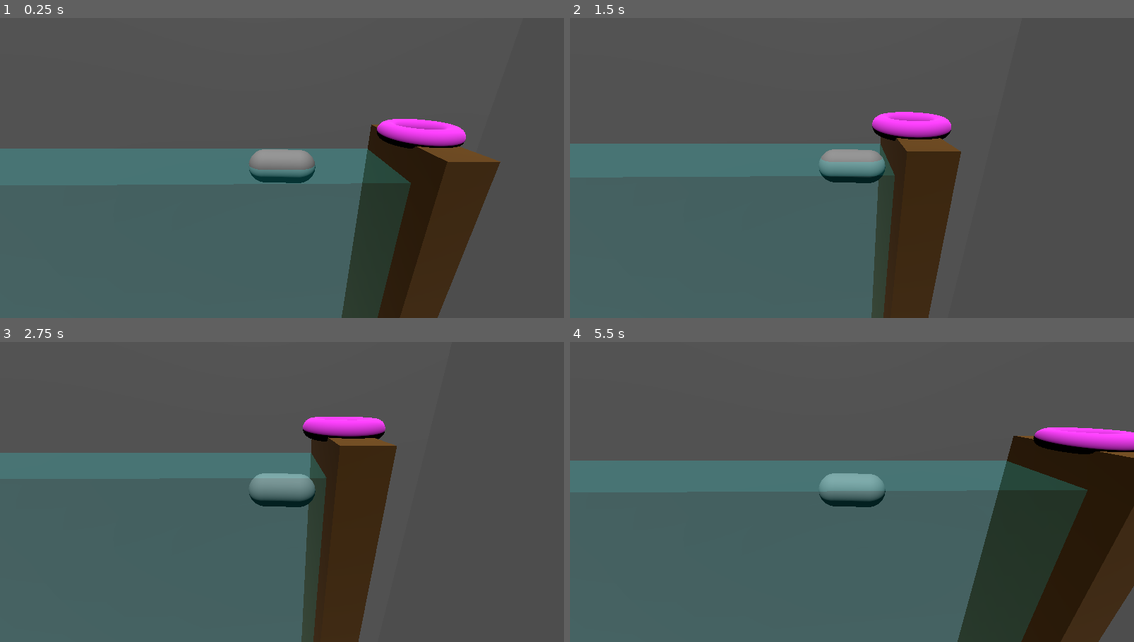
Above: before the commit, frames 1-4 (two rows, left to right).
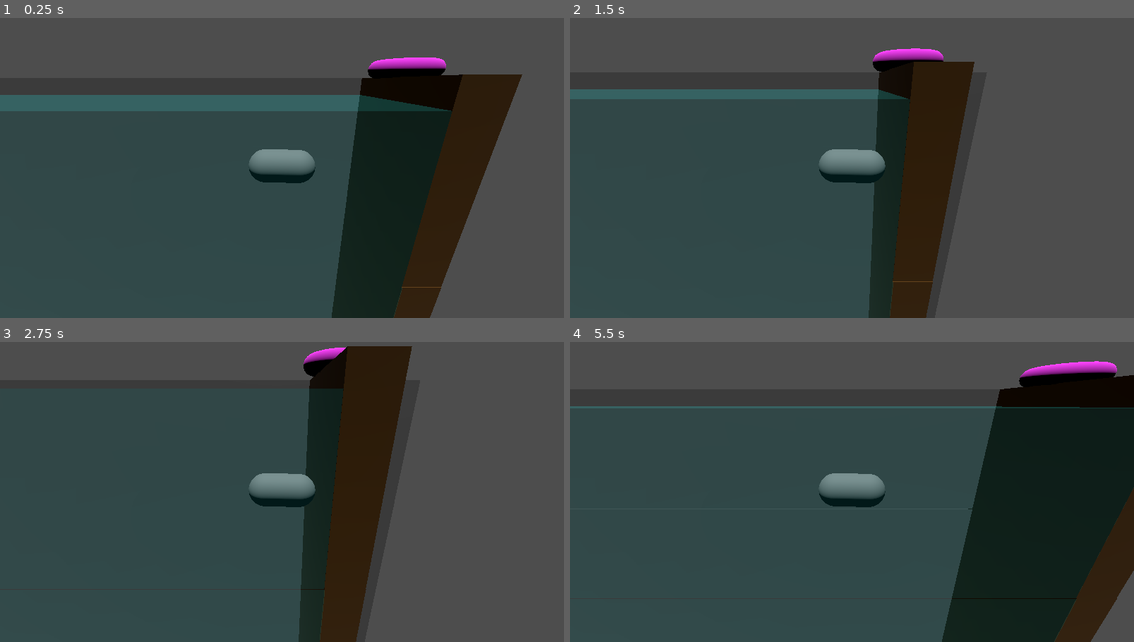
Above: after the commit, the same moments.

Repository: manusfishy/too-fishy
Game: Godot game, scene res://scenes/main_scene.tscn
Two runs of this game, one before a commit and one after it. Both use one fixed random seed, a clock stepped at 60 frames per second and the inputs below.
Inputs:
- Up to frame 1 (0.25 s): no input
- Up to frame 2 (1.5 s): tap Enter at 0.5 s; hold Right (move_right) 0.53-1.28 s; hold Down (move_down) from 1.28 s (still down)
- Up to frame 3 (2.75 s): release Down (move_down) at 2.03 s; hold Right (move_right) from 2.03 s (still down)
- Up to frame 4 (5.5 s): tap Space at 2.75 s; release Right (move_right) at 2.78 s; hold Up (move_up) 2.78-3.53 s; hold Left (move_left) 3.53-5.03 s; hold Down (move_down) from 5.03 s (still down)

The runs differ from the first frame. In frame 1, 40% of the frame differs, in the area x 0-93%, y 13-100%; in frame 2, 32%; in frame 3, 35%; in frame 4, 47%, in the area x 0-100%, y 6-100%.

Commit message:
endless_levels

Diff:
--- /dev/null
+++ b/scenes/level_barrier.tscn
@@ -0,0 +1,20 @@
+[gd_scene load_steps=4 format=3 uid="uid://bekjel2ayhsva"]
+
+[ext_resource type="Material" uid="uid://cln8yo172nfsg" path="res://materials/barrier_material_3d.tres" id="1_s7vpu"]
+
+[sub_resource type="BoxMesh" id="BoxMesh_o3jxj"]
+
+[sub_resource type="BoxShape3D" id="BoxShape3D_gubc5"]
+size = Vector3(1.02258, 25.2398, 4.979)
+
+[node name="LevelBarrier" type="StaticBody3D"]
+
+[node name="Mesh" type="MeshInstance3D" parent="."]
+transform = Transform3D(1, 0, 0, 0, 25, 0, 0, 0, 5, -0.017, 0, 0.003)
+material_override = ExtResource("1_s7vpu")
+mesh = SubResource("BoxMesh_o3jxj")
+skeleton = NodePath("../..")
+
+[node name="CollisionShape3D" type="CollisionShape3D" parent="."]
+transform = Transform3D(1, 0, 0, 0, 1, 0, 0, 0, 1, -0.026, 0, 0.006)
+shape = SubResource("BoxShape3D_gubc5")
--- a/scenes/main_scene.tscn
+++ b/scenes/main_scene.tscn
@@ -1,66 +1,59 @@
 [gd_scene load_steps=10 format=3 uid="uid://vg72e433ggrx"]
 
-[ext_resource type="Material" uid="uid://cln8yo172nfsg" path="res://materials/barrier_material_3d.tres" id="1_7ykc4"]
 [ext_resource type="Material" uid="uid://c5n8hh7lc1h4b" path="res://materials/base_material_3d.tres" id="2_pu3yx"]
+[ext_resource type="Script" uid="uid://co3y5aldsk5jh" path="res://scripts/level.gd" id="3_c16ls"]
 [ext_resource type="Material" uid="uid://jnk0gr5qktqh" path="res://materials/water_material_3d.tres" id="3_gubc5"]
+[ext_resource type="PackedScene" uid="uid://xqds4eqa4fys" path="res://scenes/section.tscn" id="4_gubc5"]
 [ext_resource type="PackedScene" uid="uid://durrtmu3i450r" path="res://scenes/player.tscn" id="4_pu3yx"]
+[ext_resource type="PackedScene" uid="uid://bekjel2ayhsva" path="res://scenes/level_barrier.tscn" id="5_rt2n2"]
+
+[sub_resource type="QuadMesh" id="QuadMesh_c16ls"]
+
+[sub_resource type="BoxMesh" id="BoxMesh_18nlu"]
 
 [sub_resource type="TorusMesh" id="TorusMesh_o3jxj"]
 
-[sub_resource type="QuadMesh" id="QuadMesh_o3jxj"]
-
-[sub_resource type="BoxMesh" id="BoxMesh_gyfs4"]
-
-[sub_resource type="BoxMesh" id="BoxMesh_o3jxj"]
-
-[sub_resource type="BoxShape3D" id="BoxShape3D_gubc5"]
-size = Vector3(1.03711, 14.8713, 3.31836)
-
 [node name="Node3D" type="Node3D"]
 
-[node name="Base" type="MeshInstance3D" parent="."]
-transform = Transform3D(1, 0, 0, 0, 1, 0, 0, 0, 1, 0.0491874, 0.813845, -1.27579)
+[node name="CharacterBody3D" parent="." instance=ExtResource("4_pu3yx")]
+transform = Transform3D(1, 0, 0, 0, 1, 0, 0, 0, 1, -3.586, 0, -0.33263)
+
+[node name="Level" type="Node3D" parent="." node_paths=PackedStringArray("level_wrapper", "player")]
+script = ExtResource("3_c16ls")
+section = ExtResource("4_gubc5")
+level_wrapper = NodePath(".")
+player = NodePath("../CharacterBody3D")
+sectionHeight = 25.0
+preloadSectionsCount = 2
+
+[node name="StartSection" type="Node3D" parent="Level"]
+transform = Transform3D(1, 0, 0, 0, 0.2, 0, 0, 0, 1, -0.002, 0, -0.01)
+
+[node name="Background" type="MeshInstance3D" parent="Level/StartSection"]
+transform = Transform3D(37.64, 0, 0, 0, 25, 0, 0, 0, 1, -15.293, 0, -3.007)
+mesh = SubResource("QuadMesh_c16ls")
+skeleton = NodePath("../../..")
+
+[node name="Water" type="MeshInstance3D" parent="Level/StartSection"]
+transform = Transform3D(-29.111, 0, 8.07828e-07, 0, 22, 0, -4.39564e-06, 0, -5.35, -15.1, -1.5, -0.986874)
+material_override = ExtResource("3_gubc5")
+mesh = SubResource("BoxMesh_18nlu")
+skeleton = NodePath("")
+
+[node name="RightBarrier" parent="Level/StartSection" instance=ExtResource("5_rt2n2")]
+transform = Transform3D(1, 0, 0, 0, 1, 0, 0, 0, 1, -0.0240569, 0, -0.819179)
+
+[node name="LeftBarrier" parent="Level/StartSection" instance=ExtResource("5_rt2n2")]
+transform = Transform3D(1, 0, 0, 0, 1, 0, 0, 0, 1, -29.94, 0, -0.812)
+
+[node name="Base" type="MeshInstance3D" parent="Level/StartSection"]
+transform = Transform3D(1, 0, 0, 0, 5, 0, 0, 0, 1, 0.0526396, 13.6304, -1.26619)
 material_override = ExtResource("2_pu3yx")
 mesh = SubResource("TorusMesh_o3jxj")
+skeleton = NodePath("../../..")
+
+[node name="Section" parent="Level" instance=ExtResource("4_gubc5")]
+transform = Transform3D(1, 0, 0, 0, 1, 0, 0, 0, 1, 0, -15, 0)
 
 [node name="DirectionalLight3D" type="DirectionalLight3D" parent="."]
-transform = Transform3D(0.94702, 0.306697, -0.0953434, 0, 0.296858, 0.954922, 0.321175, -0.90433, 0.281131, -6.46882, 5.22313, 15.1956)
-
-[node name="Background" type="MeshInstance3D" parent="."]
-transform = Transform3D(37.6405, 0, 0, 0, 136.684, 0, 0, 0, 1, -15.2935, -3.53758, -3.00721)
-mesh = SubResource("QuadMesh_o3jxj")
-
-[node name="Water" type="MeshInstance3D" parent="."]
-transform = Transform3D(-29.3665, 0, -0.0432639, 0, 39.7189, 0, 0.380838, 0, -3.33609, -15.0989, -20.05, -1.77885)
-material_override = ExtResource("3_gubc5")
-mesh = SubResource("BoxMesh_gyfs4")
-skeleton = NodePath("")
-
-[node name="CharacterBody3D" parent="." instance=ExtResource("4_pu3yx")]
-transform = Transform3D(1, 0, 0, 0, 1, 0, 0, 0, 1, -3.58615, -0.281767, -1.59534)
-
-[node name="RightBarrier" type="StaticBody3D" parent="."]
-transform = Transform3D(1, 0, 0, 0, 1, 0, 0, 0, 1, 0.0491874, -11.9606, -2.00426)
-
-[node name="Mesh" type="MeshInstance3D" parent="RightBarrier"]
-transform = Transform3D(1, 0, 0, 0, 25.25, 0, 0, 0, 5.085, -0.0169392, 0.0328236, 0.00336647)
-material_override = ExtResource("1_7ykc4")
-mesh = SubResource("BoxMesh_o3jxj")
-skeleton = NodePath("../..")
-
-[node name="CollisionShape3D" type="CollisionShape3D" parent="RightBarrier"]
-transform = Transform3D(1, 0, 0, 0, 1, 0, 0, 0, 1, -0.0185547, 5.1539, 0.779297)
-shape = SubResource("BoxShape3D_gubc5")
-
-[node name="LeftBarrier" type="StaticBody3D" parent="."]
-transform = Transform3D(1, 0, 0, 0, 1, 0, 0, 0, 1, -29.1233, -11.9606, -2.00426)
-
-[node name="Mesh" type="MeshInstance3D" parent="LeftBarrier"]
-transform = Transform3D(1, 0, 0, 0, 25.25, 0, 0, 0, 5.085, -0.0169392, 0.0328236, 0.00336647)
-material_override = ExtResource("1_7ykc4")
-mesh = SubResource("BoxMesh_o3jxj")
-skeleton = NodePath("../..")
-
-[node name="CollisionShape3D" type="CollisionShape3D" parent="LeftBarrier"]
-transform = Transform3D(1, 0, 0, 0, 1, 0, 0, 0, 1, -0.0185547, 5.1539, 0.779297)
-shape = SubResource("BoxShape3D_gubc5")
+transform = Transform3D(0.94702, 0.320556, -0.0199303, -0.0267635, 0.140602, 0.989705, 0.320058, -0.936736, 0.141732, -6.47082, 1.04463, 15.1856)
--- /dev/null
+++ b/scenes/section.tscn
@@ -0,0 +1,27 @@
+[gd_scene load_steps=5 format=3 uid="uid://xqds4eqa4fys"]
+
+[ext_resource type="Material" uid="uid://jnk0gr5qktqh" path="res://materials/water_material_3d.tres" id="1_d41wi"]
+[ext_resource type="PackedScene" uid="uid://bekjel2ayhsva" path="res://scenes/level_barrier.tscn" id="2_fivou"]
+
+[sub_resource type="QuadMesh" id="QuadMesh_o3jxj"]
+
+[sub_resource type="QuadMesh" id="QuadMesh_d41wi"]
+
+[node name="Section" type="Node3D"]
+
+[node name="Background" type="MeshInstance3D" parent="."]
+transform = Transform3D(37.64, 0, 0, 0, 25, 0, 0, 0, 1, -15.293, 0, -3.007)
+mesh = SubResource("QuadMesh_o3jxj")
+skeleton = NodePath("../..")
+
+[node name="Water" type="MeshInstance3D" parent="."]
+transform = Transform3D(29.111, 0, 0, 0, 25, 0, 0, 0, 5.35, -15.082, 0, 1.685)
+material_override = ExtResource("1_d41wi")
+mesh = SubResource("QuadMesh_d41wi")
+skeleton = NodePath("")
+
+[node name="RightBarrier" parent="." instance=ExtResource("2_fivou")]
+transform = Transform3D(1, 0, 0, 0, 1, 0, 0, 0, 1, -0.0240569, 0, -0.819179)
+
+[node name="LeftBarrier" parent="." instance=ExtResource("2_fivou")]
+transform = Transform3D(1, 0, 0, 0, 1, 0, 0, 0, 1, -29.94, 0, -0.812)
--- /dev/null
+++ b/scripts/level.gd
@@ -0,0 +1,20 @@
+extends Node3D
+
+@export var section: PackedScene
+@export var level_wrapper: Node3D
+@export var player: CharacterBody3D
+
+@export var sectionHeight: float
+@export var preloadSectionsCount: int
+
+var lastSpawned = -15
+
+func _process(delta: float) -> void:
+	if player.position.y < (lastSpawned):
+		spawnNewSection(lastSpawned - sectionHeight)
+
+func spawnNewSection(position):
+	var newSection = section.instantiate()
+	newSection.position.y = position
+	lastSpawned = position
+	add_child(newSection)
--- a/scripts/player.gd
+++ b/scripts/player.gd
@@ -10,10 +10,13 @@
 
 	if Input.is_action_pressed("move_right"):
 		direction.x += 1
+
 	if Input.is_action_pressed("move_left"):
 		direction.x -= 1
 	if Input.is_action_pressed("move_up"):
 		direction.y += 1
+		if position.y >= 0:
+			direction.y = 0
 	if Input.is_action_pressed("move_down"):
 		direction.y -= 1
 
Empty file added: scenes/main_scene.gd
Not shown, added: scenes/main_scene.gd.uid
Not shown, added: scripts/level.gd.uid
